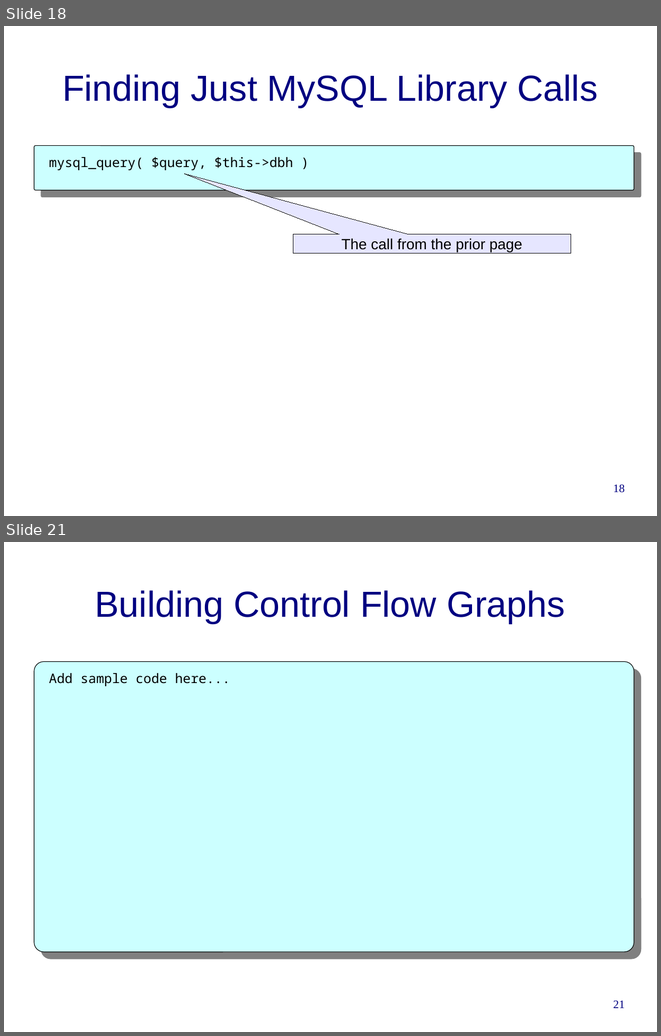
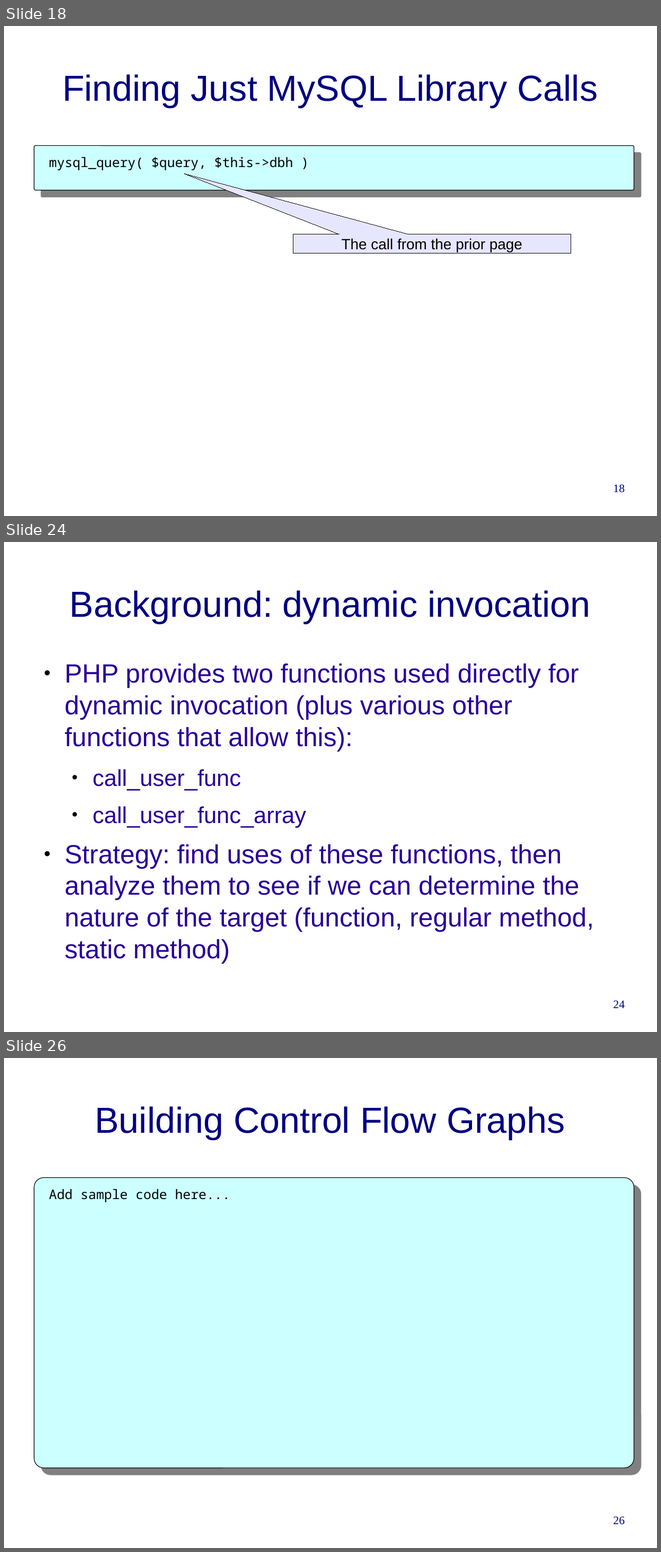
Before and after one commit to cwi-swat/rascal-course-pldi-2015, a slide deck: presentations/PHP-analysis.odp. Shown one above the other, each under a label of ours: slides 18 and 21 before the commit, slides 18, 24 and 26 after it; the slides between them are not shown. The pictures are 661x1036 and 661x1552 pixels, drawn with LibreOffice and Linux fonts; fonts in the diff are those of the drawing; background and template pictures are left out. Boxes give left, top, right and bottom in pixels: in the first picture for what was removed or moved away, otherwise in the second. Text is boxed around its words. In the diff, an @@ line names an element or a change of style, - is before the commit and + after.

```diff
--- a/presentations/PHP-analysis.odp
+++ b/presentations/PHP-analysis.odp
@@ slide 24 added at [4,542,657,1032], background #FFFFFF @@
@@ title added at [70,590,590,623], 44 pt, text #000080 @@
+Background: dynamic invocation
@@ text added at [64,663,594,932], 32 pt, text #280099 @@
+● PHP provides two functions used directly for dynamic invocation (plus various other functions that allow this):
+  ● call_user_func
+  ● call_user_func_array
+● Strategy: find uses of these functions, then analyze them to see if we can determine the nature of the target (function, regular method, static method)
@@ page number added at [613,1000,625,1008], 14 pt, text #000080 @@
+24
@@ what was slide 21 is now slide 26 @@
@@ page number at [613,1516,625,1524]: text changed @@
-21
+26
```
Also in this commit, not shown: 6 slides changed, 4 other slides added, 2 other files.
